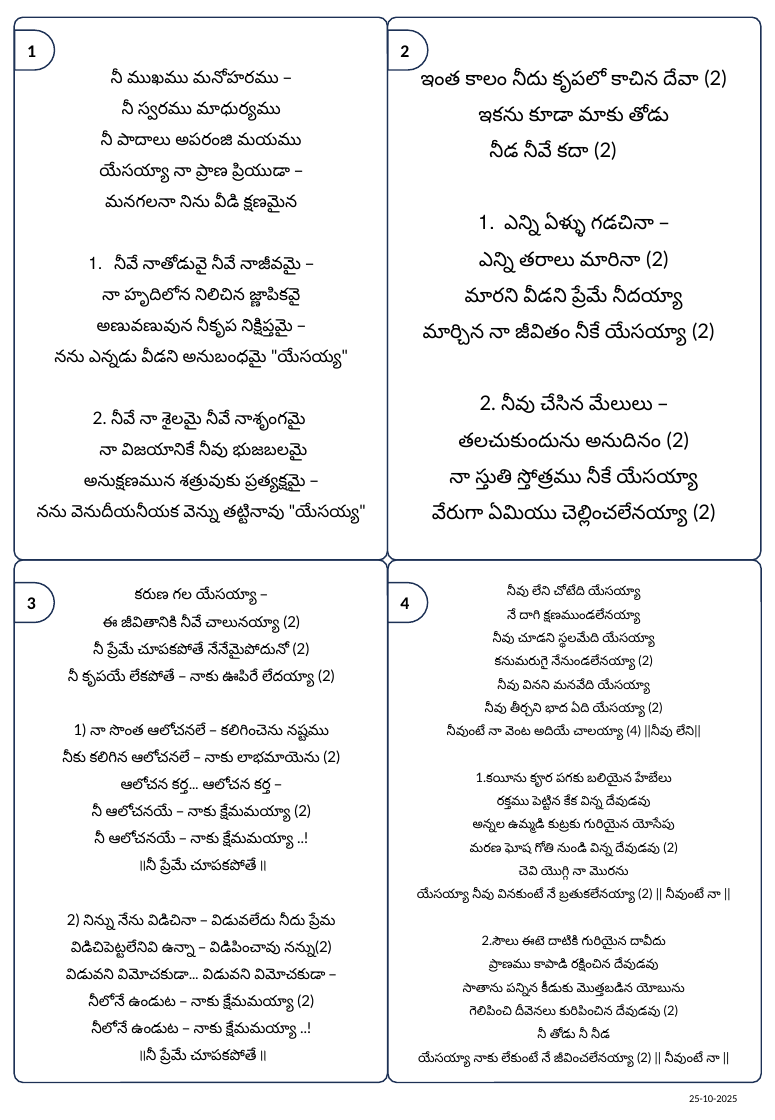
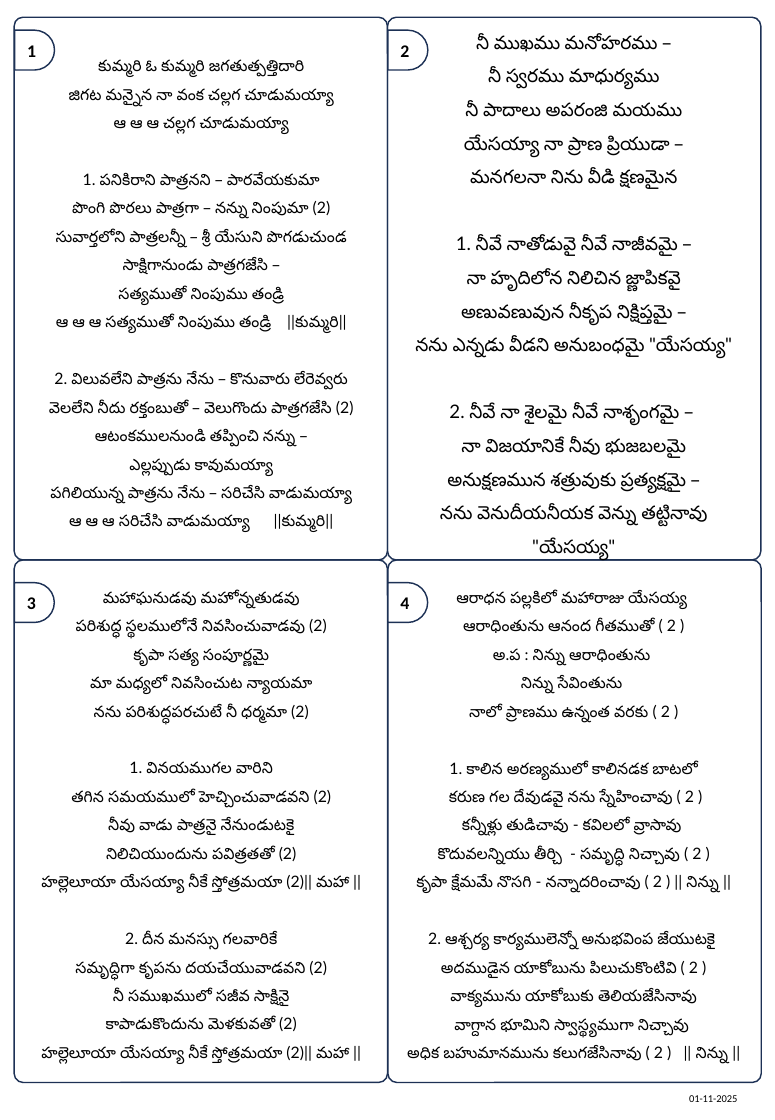
Before and after one commit to venu-webdev/songsDb, a slide deck: slide 1 of songsTemplate.pptx. Drawn at 775x1120 pixels with LibreOffice and Linux fonts; fonts in the diff are those of the drawing. Boxes give left, top, right and bottom in pixels: in the first picture for what was removed or moved away, otherwise in the second. Text is boxed around its words. In the diff, an @@ line names an element or a change of style, - is before the commit and + after.

```diff
--- a/songsTemplate.pptx
+++ b/songsTemplate.pptx
@@ text at [415,35,732,557]: text changed; size 14 to 13 pt @@
-ఇంత కాలం నీదు కృపలో కాచిన దేవా (2)
-ఇకను కూడా మాకు తోడు
-నీడ నీవే కదా (2)
-1. ఎన్ని ఏళ్ళు గడచినా –
-ఎన్ని తరాలు మారినా (2)
-మారని వీడని ప్రేమే నీదయ్యా
-మార్చిన నా జీవితం నీకే యేసయ్యా (2)
-2. నీవు చేసిన మేలులు –
-తలచుకుందును అనుదినం (2)
-నా స్తుతి స్తోత్రము నీకే యేసయ్యా
-వేరుగా ఏమియు చెల్లించలేనయ్యా (2)
+నీ ముఖము మనోహరము –
+నీ స్వరము మాధుర్యము
+నీ పాదాలు అపరంజి మయము
+యేసయ్యా నా ప్రాణ ప్రియుడా –
+మనగలనా నిను వీడి క్షణమైన
+1. నీవే నాతోడువై నీవే నాజీవమై –
+నా హృదిలోన నిలిచిన జ్ణాపికవై
+అణువణువున నీకృప నిక్షిప్తమై –
+నను ఎన్నడు వీడని అనుబంధమై "యేసయ్య"
+2. నీవే నా శైలమై నీవే నాశృంగమై –
+నా విజయానికే నీవు భుజబలమై
+అనుక్షణమున శత్రువుకు ప్రత్యక్షమై –
+నను వెనుదీయనీయక వెన్ను తట్టినావు "యేసయ్య"
@@ text at [49,60,354,532]: text changed; size 12 to 11 pt @@
-నీ ముఖము మనోహరము –
-నీ స్వరము మాధుర్యము
-నీ పాదాలు అపరంజి మయము
-యేసయ్యా నా ప్రాణ ప్రియుడా –
-మనగలనా నిను వీడి క్షణమైన
-1. నీవే నాతోడువై నీవే నాజీవమై –
-నా హృదిలోన నిలిచిన జ్ణాపికవై
-అణువణువున నీకృప నిక్షిప్తమై –
-నను ఎన్నడు వీడని అనుబంధమై "యేసయ్య"
-2. నీవే నా శైలమై నీవే నాశృంగమై
-నా విజయానికే నీవు భుజబలమై
-అనుక్షణమున శత్రువుకు ప్రత్యక్షమై –
-నను వెనుదీయనీయక వెన్ను తట్టినావు "యేసయ్య"
+కుమ్మరి ఓ కుమ్మరి జగతుత్పత్తిదారి
+జిగట మన్నైన నా వంక చల్లగ చూడుమయ్యా
+ఆ ఆ ఆ చల్లగ చూడుమయ్యా
+1. పనికిరాని పాత్రనని – పారవేయకుమా
+పొంగి పొరలు పాత్రగా – నన్ను నింపుమా (2)
+సువార్తలోని పాత్రలన్నీ – శ్రీ యేసుని పొగడుచుండ
+సాక్షిగానుండు పాత్రగజేసి –
+సత్యముతో నింపుము తండ్రి
+ఆ ఆ ఆ సత్యముతో నింపుము తండ్రి ||కుమ్మరి||
+2. విలువలేని పాత్రను నేను – కొనువారు లేరెవ్వరు
+వెలలేని నీదు రక్తంబుతో – వెలుగొందు పాత్రగజేసి (2)
+ఆటంకములనుండి తప్పించి నన్ను –
+ఎల్లప్పుడు కావుమయ్యా
+పగిలియున్న పాత్రను నేను – సరిచేసి వాడుమయ్యా
+ఆ ఆ ఆ సరిచేసి వాడుమయ్యా ||కుమ్మరి||
@@ text at [41,591,349,1064]: text changed; size 10.5 to 11 pt @@
-కరుణ గల యేసయ్యా –
-ఈ జీవితానికి నీవే చాలునయ్యా (2)
-నీ ప్రేమే చూపకపోతే నేనేమైపోదునో (2)
-నీ కృపయే లేకపోతే – నాకు ఊపిరే లేదయ్యా (2)
-1) నా సొంత ఆలోచనలే – కలిగించెను నష్టము
-నీకు కలిగిన ఆలోచనలే – నాకు లాభమాయెను (2)
-ఆలోచన కర్త… ఆలోచన కర్త –
-నీ ఆలోచనయే – నాకు క్షేమమయ్యా (2)
-నీ ఆలోచనయే – నాకు క్షేమమయ్యా ..!
-॥నీ ప్రేమే చూపకపోతే॥
-2) నిన్ను నేను విడిచినా – విడువలేదు నీదు ప్రేమ
-విడిచిపెట్టలేనివి ఉన్నా – విడిపించావు నన్ను(2)
-విడువని విమోచకుడా… విడువని విమోచకుడా –
-నీలోనే ఉండుట – నాకు క్షేమమయ్యా (2)
-నీలోనే ఉండుట – నాకు క్షేమమయ్యా ..!
-॥నీ ప్రేమే చూపకపోతే॥
+మహాఘనుడవు మహోన్నతుడవు
+పరిశుద్ధ స్థలములోనే నివసించువాడవు (2)
+కృపా సత్య సంపూర్ణమై
+మా మధ్యలో నివసించుట న్యాయమా
+నను పరిశుద్ధపరచుటే నీ ధర్మమా (2)
+1. వినయముగల వారిని
+తగిన సమయములో హెచ్చించువాడవని (2)
+నీవు వాడు పాత్రనై నేనుండుటకై
+నిలిచియుందును పవిత్రతతో (2)
+హల్లెలూయా యేసయ్యా నీకే స్తోత్రమయా (2)|| మహా ||
+2. దీన మనస్సు గలవారికే
+సమృద్ధిగా కృపను దయచేయువాడవని (2)
+నీ సముఖములో సజీవ సాక్షినై
+కాపాడుకొందును మెళకువతో (2)
+హల్లెలూయా యేసయ్యా నీకే స్తోత్రమయా (2)|| మహా ||
@@ text at [407,592,728,1064]: text changed; size 9 to 11 pt @@
-నీవు లేని చోటేది యేసయ్యా
-నే దాగి క్షణముండలేనయ్యా
-నీవు చూడని స్థలమేది యేసయ్యా
-కనుమరుగై నేనుండలేనయ్యా (2)
-నీవు వినని మనవేది యేసయ్యా
-నీవు తీర్చని భాద ఏది యేసయ్యా (2)
-నీవుంటే నా వెంట అదియే చాలయ్యా (4) ||నీవు లేని||
-1.కయీను కౄర పగకు బలియైన హేబేలు
-రక్తము పెట్టిన కేక విన్న దేవుడవు
-అన్నల ఉమ్మడి కుట్రకు గురియైన యోసేపు
-మరణ ఘోష గోతి నుండి విన్న దేవుడవు (2)
-చెవి యొగ్గి నా మొరను
-యేసయ్యా నీవు వినకుంటే నే బ్రతుకలేనయ్యా (2) || నీవుంటే నా ||
-2.సౌలు ఈటె దాటికి గురియైన దావీదు
-ప్రాణము కాపాడి రక్షించిన దేవుడవు
-సాతాను పన్నిన కీడుకు మొత్తబడిన యోబును
-గెలిపించి దీవెనలు కురిపించిన దేవుడవు (2)
-నీ తోడు నీ నీడ
-యేసయ్యా నాకు లేకుంటే నే జీవించలేనయ్యా (2) || నీవుంటే నా ||
+ఆరాధన పల్లకిలో మహారాజు యేసయ్య
+ఆరాధింతును ఆనంద గీతముతో ( 2 )
+అ.ప : నిన్ను ఆరాధింతును
+నిన్ను సేవింతును
+నాలో ప్రాణము ఉన్నంత వరకు ( 2 )
+1. కాలిన అరణ్యములో కాలినడక బాటలో
+కరుణ గల దేవుడవై నను స్నేహించావు ( 2 )
+కన్నీళ్లు తుడిచావు - కవిలలో వ్రాసావు
+కొదువలన్నియు తీర్చి - సమృద్ధి నిచ్చావు ( 2 )
+కృపా క్షేమమే నొసగి - నన్నాదరించావు ( 2 ) || నిన్ను ||
+2. ఆశ్చర్య కార్యములెన్నో అనుభవింప జేయుటకై
+అదముడైన యాకోబును పిలుచుకొంటివి ( 2 )
+వాక్యమును యాకోబుకు తెలియజేసినావు
+వాగ్దాన భూమిని స్వాస్థ్యముగా నిచ్చావు
+అధిక బహుమానమును కలుగజేసినావు ( 2 ) || నిన్ను ||
@@ text at [689,1095,737,1102]: text changed @@
-25-10-2025
+01-11-2025
```
Also in this commit, not shown: 1 other slide changed, 3 other files.
